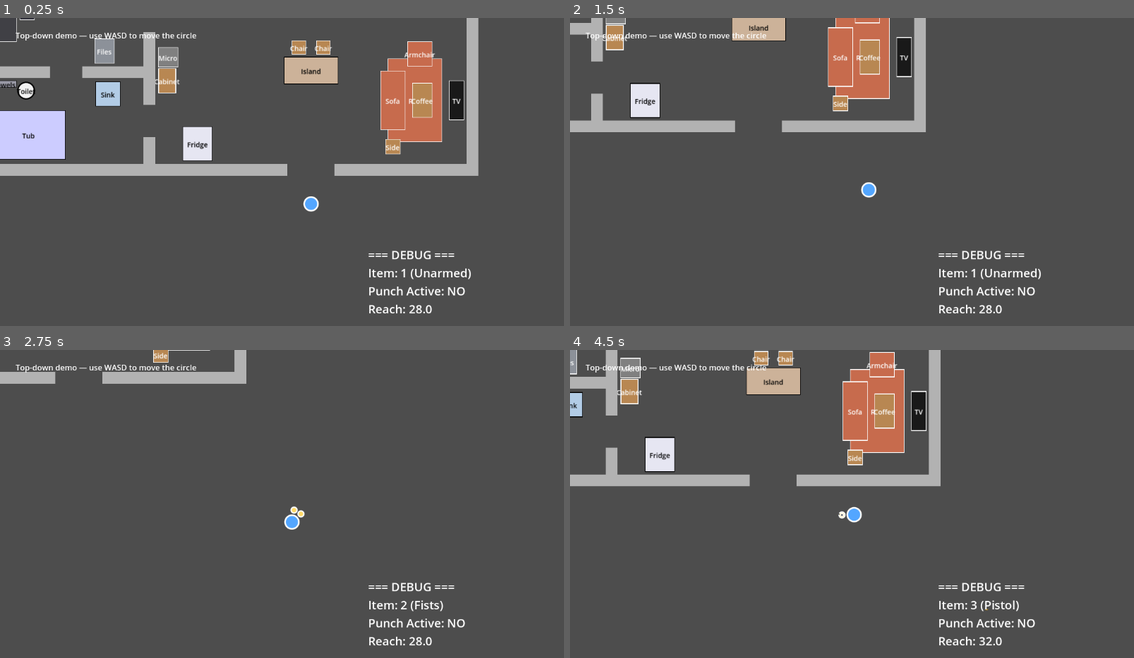
Above: before the commit, frames 1-4 (two rows, left to right).
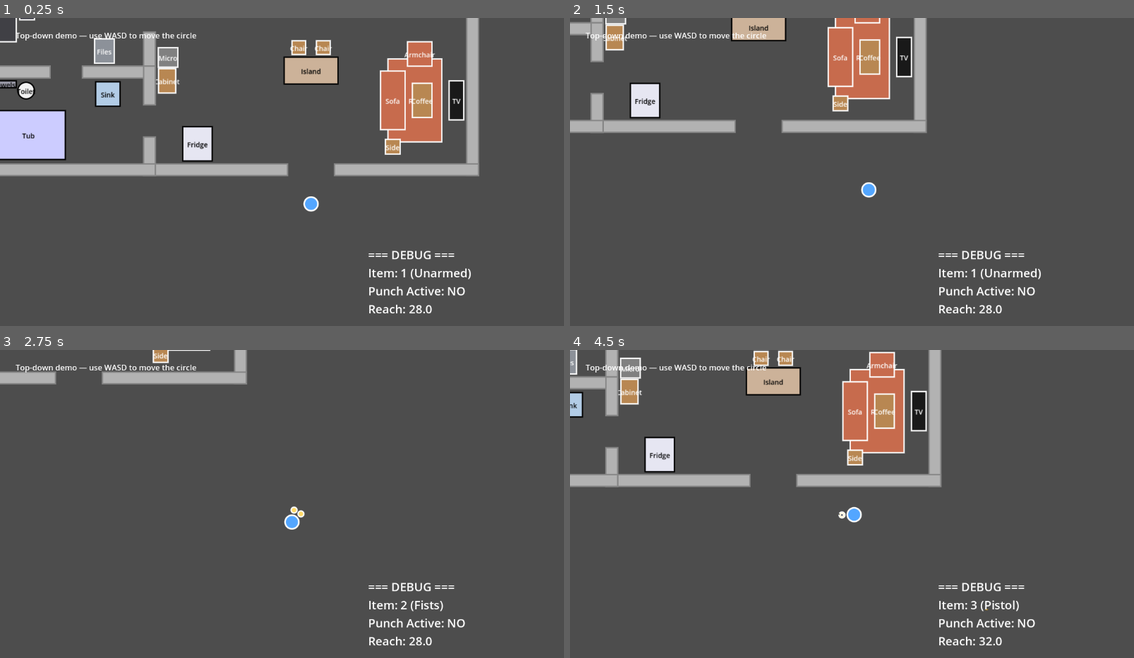
Above: after the commit, the same moments.

Repository: AnthonyThomasson/Example-Godot
Game: Godot game, scene res://scenes/main.tscn
The game is run twice, just before and just after one commit, with the same random seed, the same clock (stepped at 60 frames per second) and the same inputs.
Inputs (mouse positions are in pixels of both pictures, inside the frame that each line leads up to):
- Up to frame 1 (0.25 s): no input
- Up to frame 2 (1.5 s): move the mouse to (976, 159) at 0.52 s; hold D (move_right) 0.53-1.28 s; click (976, 159) at 0.6 s; move the mouse to (739, 193) at 1.27 s; hold S (move_down) from 1.28 s (still down); tap 1 (item_1) at 1.35 s
- Up to frame 3 (2.75 s): move the mouse to (338, 439) at 2.02 s; release S (move_down) at 2.03 s; hold D (move_right) from 2.03 s (still down); tap 2 (item_2) at 2.1 s
- Up to frame 4 (4.5 s): move the mouse to (823, 571) at 2.77 s; release D (move_right) at 2.78 s; hold W (move_up) 2.78-3.53 s; tap 3 (item_3) at 2.85 s; click (823, 571) at 2.92 s; move the mouse to (1021, 556) at 3.52 s; hold A (move_left) from 3.53 s (still down); tap 4 (item_4) at 3.6 s; move the mouse to (682, 460) at 4.27 s; tap 5 (item_5) at 4.35 s

The runs differ from the first frame. In frame 1, 2.8% of the frame differs, in the area x 0-85%, y 0-52%; in frame 2, 1.4%; in frame 3, 0.5%; in frame 4, 2.1%.

Commit message:
add deformation

Diff:
--- a/scenes/builder/room/room.gd
+++ b/scenes/builder/room/room.gd
@@ -13,9 +13,67 @@
 ## left/right walls start at the top).
 @export var openings: Array = []
 
+## Damage impacts per wall-segment index (into wall_segments()), in room-local space.
+## Read by room_visuals.gd to deform the struck segments. See record_damage().
+var _seg_impacts := {}
+## Segment index -> Array of that segment's CollisionShape2D nodes, so a damaged segment's
+## collider can be rebuilt to follow the deformed shape. Filled in _build_walls().
+var _seg_colliders := {}
+
+@onready var _visuals := get_node_or_null("RoomVisuals")
+
 
 func _ready() -> void:
 	_build_walls()
+
+
+## Record a projectile impact on the nearest wall segment so it deforms (dents, cracks,
+## missing pieces) — caving INTO the wall along the contact normal. Redraws the wall
+## visuals and, if enabled, rebuilds that segment's collider to match.
+func record_damage(world_pos: Vector2, world_normal: Vector2, amount: float) -> void:
+	var local_pos := to_local(world_pos)
+	var segs := wall_segments()
+	var best_i := -1
+	var best_d := INF
+	var best_proj := Vector2.ZERO
+	for i in segs.size():
+		var a: Vector2 = segs[i][0]
+		var b: Vector2 = segs[i][1]
+		if a.is_equal_approx(b):
+			continue
+		var proj := Geometry2D.get_closest_point_to_segment(local_pos, a, b)
+		var d := local_pos.distance_to(proj)
+		if d < best_d:
+			best_d = d
+			best_i = i
+			best_proj = proj
+	if best_i < 0:
+		return
+
+	# Dent INTO the wall: the contact normal points out of the surface (toward the shot),
+	# so into the surface is its negation. Fallback (degenerate normal) = away from the
+	# room center, i.e. into the wall — never toward the room.
+	var out_normal := to_local(world_pos + world_normal) - local_pos
+	var inward := (-out_normal).normalized()
+	if inward.length() < 0.5:
+		var seg: PackedVector2Array = segs[best_i]
+		var perp := (seg[1] - seg[0]).normalized().orthogonal()
+		inward = perp if perp.dot(local_pos - size * 0.5) > 0.0 else -perp
+	var depth := minf(amount * Config.deform_depth_per_damage, Config.deform_max_depth)
+	var arr: Array = _seg_impacts.get(best_i, [])
+	arr.append({
+		"pos": local_pos, "inward": inward, "depth": depth,
+		"chunk": amount >= Config.deform_chunk_damage, "seed": randi(),
+	})
+	if arr.size() > Config.deform_max_impacts:
+		arr.pop_front()
+	_seg_impacts[best_i] = arr
+	if _visuals:
+		_visuals.queue_redraw()
+	# Rebuild the segment collider to follow the deformed shape (deferred — record_damage
+	# runs mid-physics from the projectile, when swapping shapes is disallowed).
+	if Config.deform_update_collider:
+		call_deferred("_rebuild_segment", best_i)
 
 
 ## Centerline segments (start/end points) for every wall, with the openings removed.
@@ -54,7 +112,9 @@
 
 func _build_walls() -> void:
 	var t := wall_thickness
-	for seg in wall_segments():
+	var segs := wall_segments()
+	for i in segs.size():
+		var seg: PackedVector2Array = segs[i]
 		var a := seg[0]
 		var b := seg[1]
 		if a.is_equal_approx(b):
@@ -77,3 +137,27 @@
 		col.shape = rect
 		col.position = mid
 		add_child(col)
+		_seg_colliders[i] = [col]  # keyed by wall_segments() index for later rebuilds
+
+
+## Rebuild a damaged wall segment's collider(s) from its deformed polygon, so the wall
+## collides with what's drawn. Keeps the old collider if convex decomposition fails.
+func _rebuild_segment(i: int) -> void:
+	var segs := wall_segments()
+	if i < 0 or i >= segs.size():
+		return
+	var seg: PackedVector2Array = segs[i]
+	var poly := Deformation.wall_polygon(seg[0], seg[1], wall_thickness, _seg_impacts.get(i, []))
+	var shapes := Deformation.convex_shapes(poly)
+	if shapes.is_empty():
+		return
+	for old in _seg_colliders.get(i, []):
+		if is_instance_valid(old):
+			old.queue_free()
+	var cols: Array = []
+	for shape in shapes:
+		var col := CollisionShape2D.new()
+		col.shape = shape  # polygon points are already in room-local space
+		add_child(col)
+		cols.append(col)
+	_seg_colliders[i] = cols
--- a/scenes/builder/room/room_visuals.gd
+++ b/scenes/builder/room/room_visuals.gd
@@ -17,10 +17,11 @@
 
 func _draw() -> void:
 	var t: float = _room.wall_thickness
-	for seg in _room.wall_segments():
+	var segs: Array = _room.wall_segments()
+	for i in segs.size():
+		var seg: PackedVector2Array = segs[i]
 		if seg[0].is_equal_approx(seg[1]):
 			continue
-		# Extend the ends by half the thickness, exactly like the colliders in room.gd,
-		# so corners close up and doorways look as wide as they really are.
-		var dir: Vector2 = (seg[1] - seg[0]).normalized()
-		draw_line(seg[0] - dir * t * 0.5, seg[1] + dir * t * 0.5, line_color, t)
+		# Deformed segment (dents / missing pieces where damaged) + crack/hole marks.
+		# The helper extends the ends by half-thickness, matching the colliders in room.gd.
+		Deformation.draw_wall(self, seg[0], seg[1], t, line_color, _room._seg_impacts.get(i, []))
--- /dev/null
+++ b/scenes/objects/deformation.gd
@@ -0,0 +1,161 @@
+class_name Deformation
+
+## Shared damage-deformation geometry + rendering, used by both furniture
+## (environment_object_visuals.gd) and walls (room_visuals.gd), and by their collider
+## rebuilds (environment_object.gd / room.gd) — so the drawn silhouette and the physics
+## collider come from the SAME deformed polygon. Stateless: the caller owns the impact
+## list and passes it in. All tuning lives in Config (deform_*).
+##
+## An "impact" is a Dictionary in the drawer's local space:
+##   pos:    Vector2  contact point
+##   inward: Vector2  unit direction INTO the surface (dents push points this way)
+##   depth:  float    dent depth in px (from dealt damage)
+##   chunk:  bool     true = carve a jagged missing piece instead of a shallow dent
+##   seed:   int      stable RNG seed so a hit's jitter/cracks don't shimmer each frame
+
+
+## Perimeter sample ring (closed loop) for a primitive shape, centered on the origin —
+## the same centered space environment_object_visuals draws in.
+static func base_ring(shape: String, size: Vector2) -> PackedVector2Array:
+	var ring := PackedVector2Array()
+	match shape:
+		"circle":
+			var radius := size.x * 0.5
+			var n: int = maxi(3, Config.deform_circle_points)
+			for i in n:
+				var a := TAU * float(i) / float(n)
+				ring.append(Vector2(cos(a), sin(a)) * radius)
+		_:  # "square" / "rect"
+			var half := size * 0.5
+			var corners := [
+				Vector2(-half.x, -half.y), Vector2(half.x, -half.y),
+				Vector2(half.x, half.y), Vector2(-half.x, half.y),
+			]
+			var per: int = maxi(1, Config.deform_rect_points_per_edge)
+			for c in 4:
+				var a: Vector2 = corners[c]
+				var b: Vector2 = corners[(c + 1) % 4]
+				for i in per:
+					ring.append(a.lerp(b, float(i) / float(per)))
+	return ring
+
+
+## Displace ring points near each impact: shallow smooth dents, or a deep jagged notch
+## for `chunk` impacts (a "missing piece"). Points are clamped so they can't cross the
+## shape center (which would fold the polygon inside out).
+static func deform(ring: PackedVector2Array, impacts: Array, radius: float) -> PackedVector2Array:
+	if impacts.is_empty():
+		return ring
+	var out := PackedVector2Array()
+	out.resize(ring.size())
+	for i in ring.size():
+		var p: Vector2 = ring[i]
+		var offset := Vector2.ZERO
+		for impact in impacts:
+			var d: float = p.distance_to(impact["pos"])
+			var reach: float = radius * (Config.deform_chunk_reach_scale if impact["chunk"] else 1.0)
+			if d >= reach:
+				continue
+			var t := 1.0 - d / reach  # 1 at the impact, 0 at the edge of reach
+			if impact["chunk"]:
+				# Deep carve + seeded jitter so the bite looks torn, not smooth.
+				var rng := RandomNumberGenerator.new()
+				rng.seed = int(impact["seed"]) + i * 7
+				var jag := 1.0 + rng.randf_range(-Config.deform_chunk_jitter, Config.deform_chunk_jitter)
+				offset += impact["inward"] * impact["depth"] * Config.deform_chunk_depth * smoothstep(0.0, 1.0, t) * jag
+			else:
+				offset += impact["inward"] * impact["depth"] * (t * t)
+		# Clamp so the point cannot pass the center along its own radius.
+		var moved := p + offset
+		if moved.dot(p) < 0.0:
+			moved = p * 0.02
+		out[i] = moved
+	return out
+
+
+## Deformed perimeter polygon for a furniture shape — the single source both the visuals
+## and the collider use.
+static func shape_polygon(shape: String, size: Vector2, impacts: Array) -> PackedVector2Array:
+	return deform(base_ring(shape, size), impacts, Config.deform_radius)
+
+
+## Deformed polygon for one wall segment: a thick rectangle (quad) along the centerline
+## a→b, ends extended by half-thickness (like the collider), long edges subdivided so
+## dents have resolution. Shared by the wall visuals and the wall collider rebuild.
+static func wall_polygon(a: Vector2, b: Vector2, thickness: float, impacts: Array) -> PackedVector2Array:
+	var dir := (b - a).normalized()
+	var half_n := dir.orthogonal() * (thickness * 0.5)
+	var s := a - dir * (thickness * 0.5)
+	var e := b + dir * (thickness * 0.5)
+	var ring := PackedVector2Array()
+	var steps := 16
+	for i in steps + 1:  # near edge (+half_n): s -> e
+		ring.append(s.lerp(e, float(i) / float(steps)) + half_n)
+	for i in steps + 1:  # far edge (-half_n): e -> s
+		ring.append(e.lerp(s, float(i) / float(steps)) - half_n)
+	return deform(ring, impacts, Config.deform_radius)
+
+
+## Decompose a (possibly concave) polygon into convex ConvexPolygonShape2D pieces for a
+## static collider. Returns [] if decomposition fails (caller keeps the old collider).
+static func convex_shapes(polygon: PackedVector2Array) -> Array:
+	var shapes: Array = []
+	if polygon.size() < 3:
+		return shapes
+	for piece in Geometry2D.decompose_polygon_in_convex(polygon):
+		if piece.size() >= 3:
+			var shape := ConvexPolygonShape2D.new()
+			shape.points = piece
+			shapes.append(shape)
+	return shapes
+
+
+## Draw a deformed primitive shape (furniture): filled polygon (darkened by accumulated
+## damage), outline, then crack/hole marks.
+static func draw_shape(canvas: CanvasItem, shape: String, size: Vector2, fill: Color,
+		outline: Color, impacts: Array, damage_total: float) -> void:
+	var poly := shape_polygon(shape, size, impacts)
+	var body_color := fill
+	if damage_total > 0.0 and Config.deform_darken_full > 0.0:
+		var k := clampf(damage_total / Config.deform_darken_full, 0.0, 1.0) * Config.deform_darken_max
+		body_color = fill.darkened(k)
+	canvas.draw_colored_polygon(poly, body_color)
+	_draw_outline(canvas, poly, outline)
+	draw_marks(canvas, impacts, outline)
+
+
+## Draw one deformed wall segment (fill + outline + marks).
+static func draw_wall(canvas: CanvasItem, a: Vector2, b: Vector2, thickness: float,
+		color: Color, impacts: Array) -> void:
+	var poly := wall_polygon(a, b, thickness, impacts)
+	canvas.draw_colored_polygon(poly, color)
+	_draw_outline(canvas, poly, color.darkened(0.25))
+	draw_marks(canvas, impacts, color.darkened(0.4))
+
+
+## Bullet holes + radiating cracks + faint scorch for each impact.
+static func draw_marks(canvas: CanvasItem, impacts: Array, ink: Color) -> void:
+	var hole := Color(0.05, 0.05, 0.06)
+	var crack := ink.darkened(0.3)
+	for impact in impacts:
+		var p: Vector2 = impact["pos"]
+		var depth: float = impact["depth"]
+		canvas.draw_circle(p, Config.deform_scorch_radius + depth, Color(0.0, 0.0, 0.0, Config.deform_scorch_alpha))
+		canvas.draw_circle(p, maxf(1.5, depth * Config.deform_hole_radius_scale), hole)
+		var rng := RandomNumberGenerator.new()
+		rng.seed = int(impact["seed"])
+		var count := 2 + int(clampf(depth * Config.deform_crack_count, 0.0, 5.0))
+		for _c in count:
+			var ang := rng.randf_range(0.0, TAU)
+			var length := Config.deform_crack_length * rng.randf_range(0.5, 1.0) * (1.0 + depth * 0.15)
+			var jitter := Vector2(cos(ang), sin(ang)).orthogonal() * rng.randf_range(-2.0, 2.0)
+			canvas.draw_line(p, p + Vector2(cos(ang), sin(ang)) * length + jitter, crack, Config.deform_crack_width)
+
+
+## Closed outline around a ring of points.
+static func _draw_outline(canvas: CanvasItem, ring: PackedVector2Array, color: Color) -> void:
+	if ring.size() < 2:
+		return
+	var closed := ring.duplicate()
+	closed.append(ring[0])
+	canvas.draw_polyline(closed, color, 1.5, true)
--- a/scenes/objects/environment_object.gd
+++ b/scenes/objects/environment_object.gd
@@ -26,6 +26,11 @@
 var _angular := 0.0
 var _origin: Vector2
 
+## Recorded damage impacts (local space) that deform the drawn silhouette, and the total
+## damage taken (drives fill darkening). Read by environment_object_visuals.gd.
+var _impacts: Array = []
+var _damage_total := 0.0
+
 func _ready() -> void:
 	if solid:
 		_build_collider()
@@ -43,6 +48,45 @@
 	var mass := _mass()
 	_velocity += impulse / mass
 	_angular += (impulse.length() / mass) * 0.002 * (1.0 if randf() > 0.5 else -1.0)
+
+## Record a damage impact for visual deformation: a dent (and, for a hard hit, a carved
+## missing piece) plus crack/hole marks at the contact. Stored in local space so it
+## rides along as the object is shoved/spun. `world_pos`/`world_normal` come from the
+## projectile's raycast; `amount` is the dealt damage.
+func record_damage(world_pos: Vector2, world_normal: Vector2, amount: float) -> void:
+	var xf := global_transform.affine_inverse()
+	var local_pos := xf * world_pos
+	var inward := xf.basis_xform(-world_normal).normalized()  # into the surface
+	if inward.length() < 0.01:
+		inward = -local_pos.normalized() if local_pos.length() > 0.01 else Vector2.DOWN
+	var depth := minf(amount * Config.deform_depth_per_damage, Config.deform_max_depth)
+	_impacts.append({
+		"pos": local_pos, "inward": inward, "depth": depth,
+		"chunk": amount >= Config.deform_chunk_damage, "seed": randi(),
+	})
+	if _impacts.size() > Config.deform_max_impacts:
+		_impacts.pop_front()
+	_damage_total += amount
+
+	# Make the collider follow the new (deformed) silhouette. Deferred: record_damage is
+	# called mid-physics (from the projectile), and swapping shapes then is disallowed.
+	if solid and Config.deform_update_collider:
+		call_deferred("_rebuild_collider")
+
+## Rebuild the collider from the current deformed silhouette (convex-decomposed), so the
+## object collides with what's drawn. Keeps the old collider if decomposition fails.
+func _rebuild_collider() -> void:
+	var poly := Deformation.shape_polygon(shape_type, size, _impacts)
+	var shapes := Deformation.convex_shapes(poly)
+	if shapes.is_empty():
+		return
+	for child in get_children():
+		if child is CollisionShape2D:
+			child.queue_free()
+	for shape in shapes:
+		var col := CollisionShape2D.new()
+		col.shape = shape
+		add_child(col)
 
 func _physics_process(delta: float) -> void:
 	if _velocity.length_squared() < 1.0 and absf(_angular) < 0.01:
--- a/scenes/objects/environment_object_visuals.gd
+++ b/scenes/objects/environment_object_visuals.gd
@@ -11,15 +11,8 @@
 	var color: Color = _obj.color
 	var text_color: Color = _obj.text_color
 
-	match shape:
-		"circle":
-			var radius: float = size.x / 2.0
-			draw_circle(Vector2.ZERO, radius, color)
-			draw_arc(Vector2.ZERO, radius, 0.0, TAU, 24, text_color, 1.5, true)
-
-		"square", "rect":
-			draw_rect(Rect2(-size / 2.0, size), color)
-			draw_rect(Rect2(-size / 2.0, size), text_color, false, 1.5)
+	# Damage-deformed silhouette (dents, missing pieces) + crack/hole marks.
+	Deformation.draw_shape(self, shape, size, color, text_color, _obj._impacts, _obj._damage_total)
 
 	# Draw the object's name centered on it.
 	var name_text: String = _obj.object_name
--- a/scenes/projectile/projectile.gd
+++ b/scenes/projectile/projectile.gd
@@ -137,6 +137,7 @@
 		print("Shot ricocheted off %s for %.0f damage (%.0f%% square)" % [body.name, bounce_dmg, squareness * 100.0])
 		_apply_force(body, incoming, speed_factor, false)
 		_spawn_debris(body, result)
+		_record_damage(body, result, bounce_dmg)
 		hit.emit(body, bounce_dmg)
 		return
 
@@ -150,6 +151,7 @@
 		speed = 0.0
 		_apply_force(body, incoming, speed_factor, false)
 		_spawn_debris(body, result)
+		_record_damage(body, result, dealt)
 		hit.emit(body, dealt)
 		return
 	var loss := clampf((penetration / 100.0) * Config.penetrate_loss_scale * (2.0 - squareness), 0.0, 1.0)
@@ -161,6 +163,7 @@
 	print("Shot penetrated %s for %.0f damage (%.0f%% square)" % [body.name, dealt, squareness * 100.0])
 	_apply_force(body, incoming, speed_factor, true)
 	_spawn_debris(body, result)
+	_record_damage(body, result, dealt)
 	hit.emit(body, dealt)
 
 
@@ -196,3 +199,10 @@
 	var n: Vector2 = result.normal
 	var spray := n if n.length() > 0.001 else -direction
 	DebrisSpawner.spawn(result.position, spray, get_parent(), base_color, material)
+
+
+## Record the damage on the struck body so it deforms visually (dents, cracks, missing
+## pieces). Bodies without record_damage (anything not deformable) are simply ignored.
+func _record_damage(body: Node, result: Dictionary, amount: float) -> void:
+	if body.has_method("record_damage"):
+		body.record_damage(result.position, result.normal, amount)
--- a/scenes/world/config.gd
+++ b/scenes/world/config.gd
@@ -10,7 +10,7 @@
 
 ## Max number of tracked debris objects (casings, etc.) allowed in the scene at
 ## once. Spawning past this frees the oldest — see scenes/world/despawner.gd.
-var max_scene_objects: int = 100
+var max_scene_objects: int = 1000
 
 ## Default projectile muzzle (top) speed in px/s. Copied onto each bullet's own
 ## `speed` at spawn (the projectile can still be overridden per-instance there).
@@ -110,3 +110,63 @@
 var player_mass: float = 40.0
 ## Deceleration (px/s²) that bleeds the player's knockback velocity back to zero.
 var push_knockback_friction: float = 1600.0
+
+# --- Deformation (damage) ---
+## Read by scenes/objects/deformation.gd via environment_object / room. When a projectile
+## deals damage it records an impact that dents the silhouette, marks it with a bullet
+## hole + cracks, and — for a hard enough hit — carves a jagged missing piece. When
+## `deform_update_collider` is true the physics collider is rebuilt to match the new
+## (deformed) shape, so the object collides with what you see.
+
+## Master ---------------------------------------------------------------------
+## Rebuild the struck object's / wall segment's collider to follow the deformed shape.
+var deform_update_collider: bool = true
+## Max impacts remembered per object / per wall segment (oldest dropped past this),
+## bounding visual clutter, draw cost, and collider complexity.
+var deform_max_impacts: int = 24
+
+## Dents ----------------------------------------------------------------------
+## Dent depth in px per point of dealt damage (a hit's depth = damage × this, capped).
+var deform_depth_per_damage: float = 0.6
+## Cap on a single impact's dent depth (px).
+var deform_max_depth: float = 10.0
+## How far along the surface a dent/notch spreads from the impact point (px).
+var deform_radius: float = 14.0
+
+## Missing pieces (chunks) ----------------------------------------------------
+## Dealt damage at or above which an impact carves a "missing piece" (deep jagged notch)
+## instead of a shallow dent.
+var deform_chunk_damage: float = 18.0
+## Extra depth multiplier for a chunk carve vs a normal dent's depth.
+var deform_chunk_depth: float = 1.6
+## How much wider a chunk's reach is than `deform_radius` (was hardcoded 2.2).
+var deform_chunk_reach_scale: float = 2.2
+## Random ± jitter fraction applied to a chunk carve so the bite looks torn (was 0.35).
+var deform_chunk_jitter: float = 0.35
+
+## Cracks ---------------------------------------------------------------------
+## Extra cracks per point of dent depth (added to a base of 2), and base crack length px.
+var deform_crack_count: float = 0.4
+var deform_crack_length: float = 7.0
+## Line width of drawn cracks (px).
+var deform_crack_width: float = 1.0
+
+## Bullet hole / scorch -------------------------------------------------------
+## Bullet-hole radius as a fraction of dent depth (min 1.5px).
+var deform_hole_radius_scale: float = 0.4
+## Base scorch-halo radius (px); grows with dent depth.
+var deform_scorch_radius: float = 3.0
+## Scorch-halo opacity (0–1).
+var deform_scorch_alpha: float = 0.12
+
+## Fill darkening -------------------------------------------------------------
+## Max amount the fill color is darkened toward black at full accumulated damage.
+var deform_darken_max: float = 0.35
+## Accumulated damage at which fill darkening reaches `deform_darken_max`.
+var deform_darken_full: float = 100.0
+
+## Silhouette resolution ------------------------------------------------------
+## Perimeter sample counts: points around a circle, and points per rect edge. Higher =
+## smoother dents at more draw/collision cost.
+var deform_circle_points: int = 44
+var deform_rect_points_per_edge: int = 12
Not shown, added: scenes/objects/deformation.gd.uid
